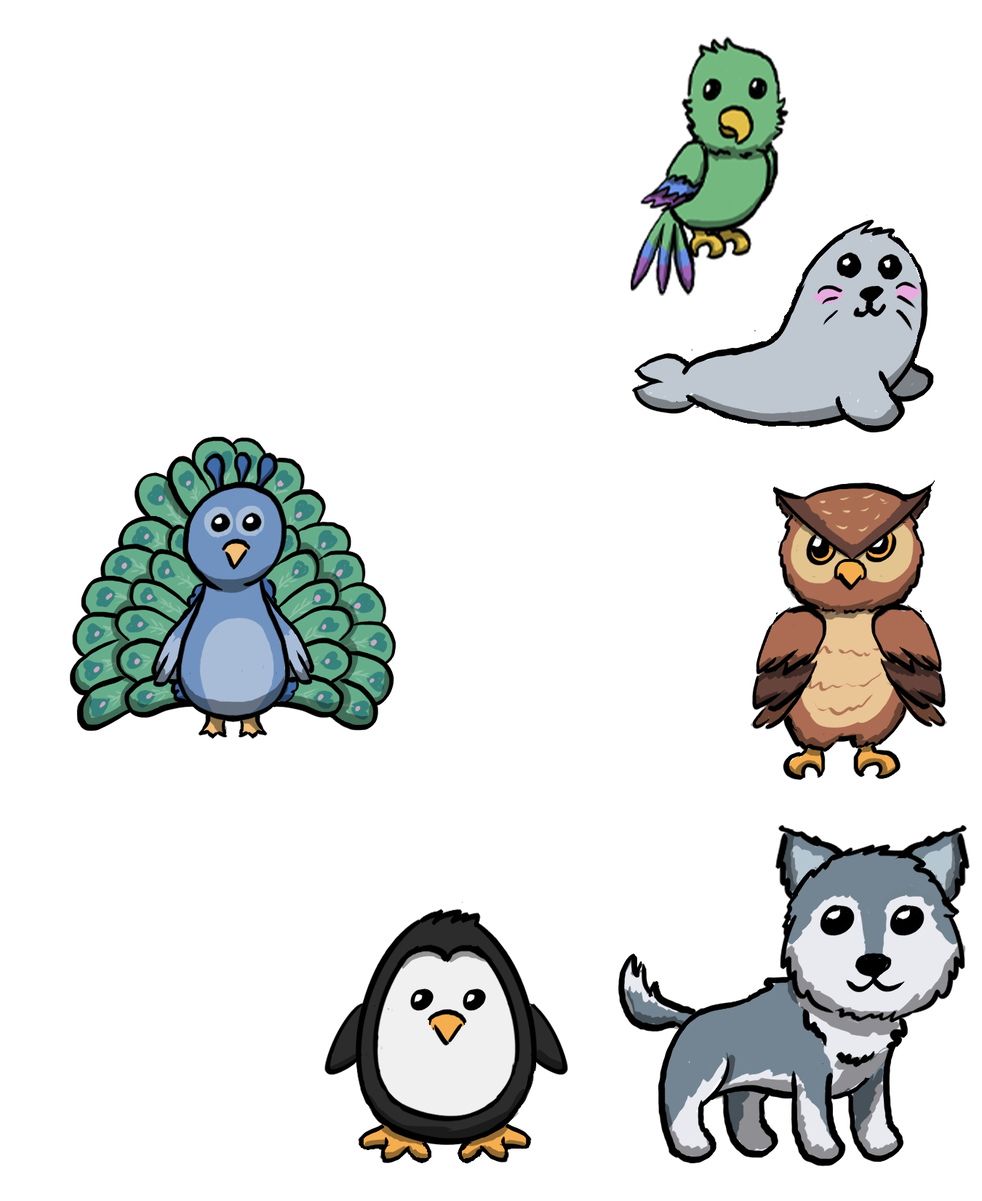
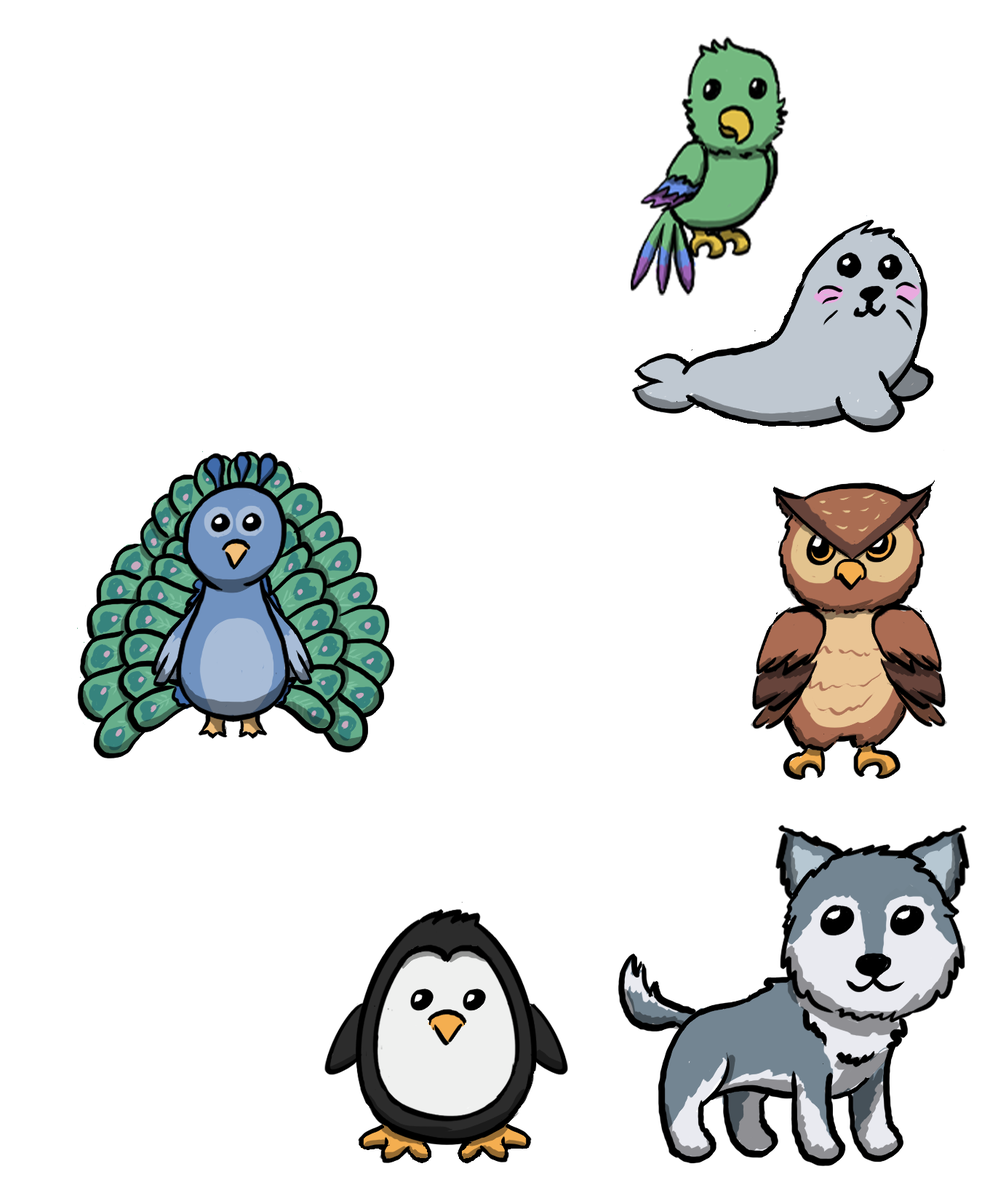
Before/after of a 982px x 1201px layered artwork. What changed in the layer stack:
showed "tail 2 shadow" over [80, 494, 393, 756]
showed "tail 2" over [77, 450, 396, 759]
showed "tail 2 fill" over [71, 442, 395, 758]
hid "tail 1 shadow" over [69, 476, 393, 729]
hid "tail 1" over [69, 435, 397, 732]
hid "tail 1 fill" over [71, 438, 395, 729]
